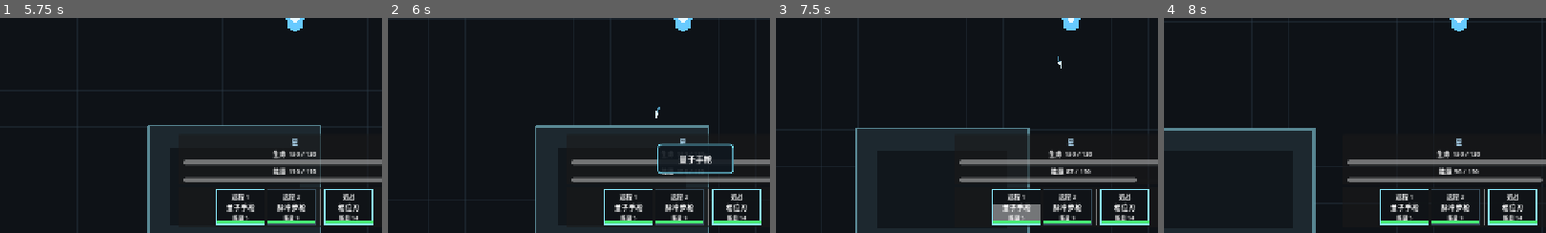
Above: before the commit, frames 1-4 (left to right).
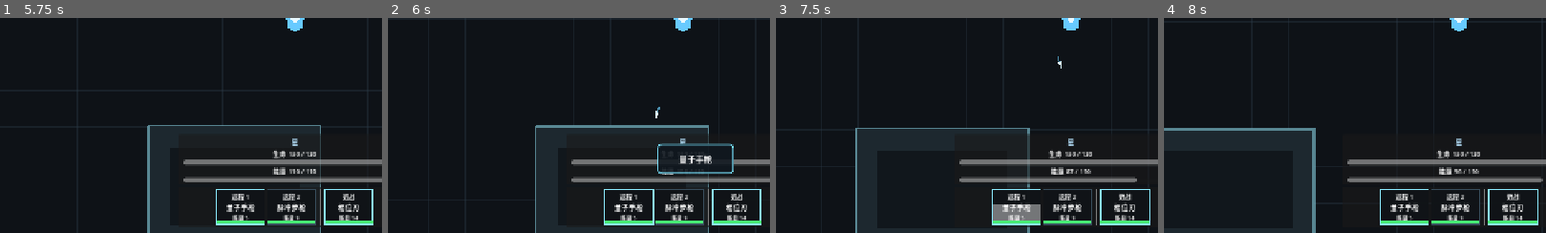
Above: after the commit, the same moments.

Repository: LisBam/StarHacker
Game: Godot game, scene res://scenes/ui/main_menu.tscn
Same seed, same stepped clock (60 frames per second), same inputs: the game is played once before the commit and once after it.
Inputs (mouse positions are % of the whole screen's width and height, from its top left):
- Up to frame 1 (5.75 s): click "骇入" at 0.5 s; click "星" at 1.25 s; click "穹" at 2 s; click "银狼" at 2.75 s; click "返回" at 3.5 s; click "训练场" at 4.25 s; click "进入训练场" at 5 s
- Up to frame 2 (6 s): tap Enter at 5.75 s; drag from (43, 94) to (54, 50) at 5.77 s
- Up to frame 3 (7.5 s): drag from (50, 94) to (54, 50) at 6.52 s; move the mouse to (57, 94) at 7.27 s; hold D (move_right) from 7.28 s (still down); tap Space (dodge) at 7.35 s; click (57, 94) at 7.42 s
- Up to frame 4 (8 s): keep holding D (move_right)
The pictures show only the part of the screen within x 11-61%, y 50-100%; the shares and areas given below are measured in that part.

Frame 1 is identical in both runs. In frame 2, less than 0.1% of the frame differs, in the area x 66-70%, y 79-97%; in frame 3, 0.2%, in the area x 84-98%, y 79-97%; in frame 4, 0.2%.

Commit message:
1. 新增商店装备刷新   2. 修复开发者菜单布局   3. 新增开发者菜单快捷关闭   4. 统一装备物品排版   5. 统一装备耐久显示   6. 完善装备部位分类   7. 统一物品悬停动态   8. 完善商店与装备文档

Diff:
--- a/scripts/game/shop_service.gd
+++ b/scripts/game/shop_service.gd
@@ -24,6 +24,8 @@
 @export_range(60.0, 86400.0, 1.0) var automatic_refresh_interval_seconds: float = 600.0
 ## 普通商店每次刷新的武器商品数量；默认 6 件，修改会影响武器分类的库存密度。
 @export_range(1, 30, 1) var weapon_stock_count: int = 6
+## 普通商店每次刷新的装备商品数量；默认 4 件，四个部位等概率抽取并允许重复。
+@export_range(1, 30, 1) var equipment_stock_count: int = 4
 ## 普通商店每次刷新的资源商品数量；默认 6 件，当前资源为随机品质强化石。
 @export_range(1, 30, 1) var resource_stock_count: int = 6
 ## 普通商品最低原价倍率；默认 1.5 倍，与设计规则下限一致。
@@ -60,6 +62,13 @@
 	"res://data/weapons/phase_blade.tres",
 	"res://data/weapons/quantum_dagger.tres",
 ])
+## 可刷新装备资源路径；每次刷新从四部位基础装备中等概率复制独立商品。
+@export var equipment_resource_paths: PackedStringArray = PackedStringArray([
+	"res://data/equipment/basic_headgear.tres",
+	"res://data/equipment/basic_body_armor.tres",
+	"res://data/equipment/basic_leg_armor.tres",
+	"res://data/equipment/basic_boots.tres",
+])
 
 ## 全局库存服务缓存；负责金币扣除、商品入仓库和资源快照序列化。
 var _global_inventory: Node
@@ -205,6 +214,11 @@
 		var weapon_resource: Resource = _create_random_weapon()
 		if weapon_resource != null:
 			_shop_stock.append(_create_normal_stock_entry(weapon_resource))
+	for _equipment_index in range(maxi(equipment_stock_count, 1)):
+		# 随机装备商品；四部位等概率刷新，资源深拷贝后拥有独立耐久与强化状态。
+		var equipment_resource: Resource = _create_random_equipment()
+		if equipment_resource != null:
+			_shop_stock.append(_create_normal_stock_entry(equipment_resource))
 	for _resource_index in range(maxi(resource_stock_count, 1)):
 		# 随机资源商品；当前使用与怪物掉落相同的品质强化石生成器。
 		var enhancement_stone: EnhancementStoneData = EnhancementStoneData.create_random(_random, STONE_MINIMUM_MODIFIER_COUNT, STONE_MAXIMUM_MODIFIER_COUNT, STONE_DETRIMENTAL_CHANCE, STONE_BASE_SELL_PRICE)
@@ -233,6 +247,18 @@
 	if str(weapon_resource.get("weapon_type")) == "ranged" and _random.randf() < second_hand_firearm_chance:
 		_apply_second_hand_state(weapon_resource)
 	return weapon_resource
+
+
+func _create_random_equipment() -> Resource:
+	if equipment_resource_paths.is_empty():
+		return null
+	# 装备路径；允许同一轮出现同部位或同类装备。
+	var resource_path: String = equipment_resource_paths[_random.randi_range(0, equipment_resource_paths.size() - 1)]
+	if not ResourceLoader.exists(resource_path):
+		return null
+	# 装备商品；深拷贝保证购买后的耐久和强化不会污染模板或其他商品。
+	var equipment_template: Resource = load(resource_path) as Resource
+	return equipment_template.duplicate(true) as Resource if equipment_template != null else null
 
 
 func _apply_second_hand_state(weapon_resource: Resource) -> void:
--- a/scripts/ui/developer_menu.gd
+++ b/scripts/ui/developer_menu.gd
@@ -103,13 +103,17 @@
 
 
 func _build_interface() -> void:
+	# 滚动容器；窗口高度不足时允许访问底部关闭按钮，避免新增调试项后控件超出屏幕。
+	var scroll_container: ScrollContainer = ScrollContainer.new()
+	scroll_container.set_anchors_and_offsets_preset(Control.PRESET_FULL_RECT)
+	add_child(scroll_container)
 	# 外层边距；默认让标题、按钮和状态文本与面板边缘保持稳定距离。
 	var margin: MarginContainer = MarginContainer.new()
 	margin.add_theme_constant_override("margin_left", 24)
 	margin.add_theme_constant_override("margin_top", 20)
 	margin.add_theme_constant_override("margin_right", 24)
 	margin.add_theme_constant_override("margin_bottom", 20)
-	add_child(margin)
+	scroll_container.add_child(margin)
 	# 主内容容器；纵向排列标题、余额、武器/强化石/金币功能、状态与关闭按钮。
 	var content: VBoxContainer = VBoxContainer.new()
 	content.add_theme_constant_override("separation", 12)
@@ -386,3 +390,12 @@
 
 func _on_close_pressed() -> void:
 	closed.emit()
+
+
+func _unhandled_key_input(event: InputEvent) -> void:
+	# ESC 关闭开发者菜单；仅处理按下且非重复事件，防止一次长按连续触发。
+	if event is InputEventKey:
+		var key_event: InputEventKey = event as InputEventKey
+		if key_event.pressed and not key_event.echo and key_event.keycode == KEY_ESCAPE:
+			closed.emit()
+			get_viewport().set_input_as_handled()
--- a/scripts/ui/forge_panel.gd
+++ b/scripts/ui/forge_panel.gd
@@ -430,6 +430,9 @@
 		var item_control: Button = STORAGE_ITEM_CONTROL_SCRIPT.new() as Button
 		item_control.size_flags_horizontal = Control.SIZE_EXPAND_FILL
 		item_control.call("configure", item_resource, _current_source, int(entry.get("source_index", -1)), false, "", int(entry.get("quantity", 1)))
+		# 武器与装备统一使用深色宽卡排版和底部耐久条。
+		if str(item_resource.get("weapon_type")) in ["ranged", "melee"] or str(item_resource.get("item_kind")) == "equipment":
+			item_control.call("set_weapon_slot_visual_style", true)
 		# 材料可选状态；主槽为空时只允许合法主物品，主槽已有物品时只允许符合其牺牲规则的候选材料。
 		var main_resource: Resource = _main_entry.get("resource") as Resource
 		# 当前卡片是否可选；不可选物品显示灰色滤镜并阻止点击与拖拽。
--- a/scripts/ui/shop_item_control.gd
+++ b/scripts/ui/shop_item_control.gd
@@ -37,7 +37,7 @@
 	# 商品类型；武器显示近战或远程，强化石显示资源类型。
 	var item_type: String = str(ITEM_DETAIL_FORMATTER.call("get_item_type_label", _item_resource)) if _item_resource != null else "未知"
 	# 是否为武器；用于决定卡片是否展示当前耐久值。
-	var is_weapon: bool = _item_resource != null and str(_item_resource.get("weapon_type")) in ["ranged", "melee"]
+	var is_weapon: bool = _item_resource != null and (str(_item_resource.get("weapon_type")) in ["ranged", "melee"] or str(_item_resource.get("item_kind")) == "equipment")
 	# 是否为二手商品；普通商店二手枪械仅在枪械名称前增加简短标识，不显示历史强化细节。
 	var _is_second_hand: bool = bool(entry.get("second_hand", false))
 	if _is_second_hand:
--- a/scripts/ui/storage_item_control.gd
+++ b/scripts/ui/storage_item_control.gd
@@ -283,6 +283,9 @@
 		return
 	if _enhancement_target_highlight or _item_selection_highlight:
 		_play_selection_hover_animation(SELECTABLE_TARGET_HOVER_SCALE)
+	elif _item_resource != null:
+		# 普通物品悬停；武器、装备和道具统一轻微放大。
+		_play_selection_hover_animation(1.03)
 
 
 func _on_mouse_exited() -> void:
@@ -290,6 +293,8 @@
 		_stop_selection_hover_animation(true)
 		return
 	if _enhancement_target_highlight or _item_selection_highlight:
+		_play_selection_hover_animation(1.0)
+	elif _item_resource != null:
 		_play_selection_hover_animation(1.0)
 
 
--- a/scripts/ui/weapon_slot_control.gd
+++ b/scripts/ui/weapon_slot_control.gd
@@ -369,13 +369,14 @@
 
 
 func _on_mouse_entered() -> void:
-	if weapon_data == null or _weapon_target_selection_blocked or not is_enhancement_target_highlight:
-		return
-	_play_target_hover_animation(TARGET_HOVER_SCALE)
+	if weapon_data == null or _weapon_target_selection_blocked:
+		return
+	# 普通悬停与目标悬停统一使用卡片轻微放大反馈，使武器和道具卡片交互感一致。
+	_play_target_hover_animation(TARGET_HOVER_SCALE if is_enhancement_target_highlight else 1.03)
 
 
 func _on_mouse_exited() -> void:
-	if is_enhancement_target_highlight:
+	if weapon_data != null:
 		_play_target_hover_animation(1.0)
 	else:
 		_restore_target_hover_visual()
Not shown, changed: docs/game_framework.md
Not shown, changed: docs/游戏机制与玩法内容.md
